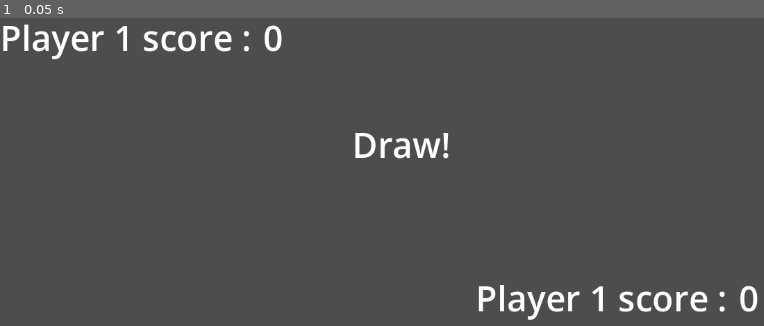
Above: before the commit, frame 1.
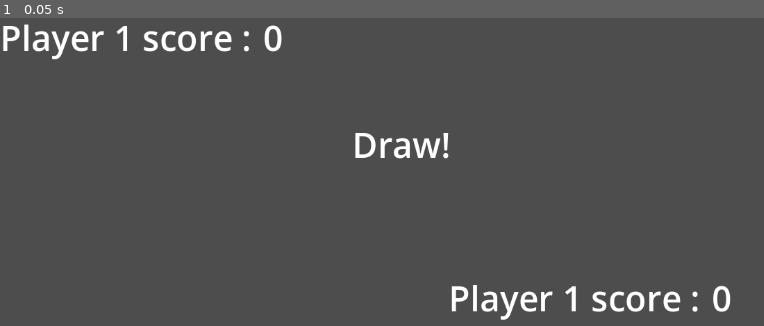
Above: after the commit, the same moment.

Repository: SigmaF001/Songkran-2077
Game: Godot game, scene res://Scene/result_screen.tscn
Two runs of this game, one before a commit and one after it. Both use one fixed random seed, a clock stepped at 60 frames per second and the inputs below. This scene is started directly instead of the project's main scene.
Inputs:
- Up to frame 1 (0.05 s): no input

The runs differ from the first frame. In frame 1, 1.7% of the frame differs, in the area x 59-100%, y 86-99%.

Commit message:
Player can receive score from shoot to another player

Diff:
--- a/Character/player_1.gd
+++ b/Character/player_1.gd
@@ -1,5 +1,6 @@
 extends CharacterBody2D
 
+@export var player_character : CharacterBody2D
 @export var speed : float = 300.0
 
 @onready var sprite = $Sprite2D
@@ -65,6 +66,7 @@
 			shoot_bullet.direction = Vector2.LEFT
 		if sprite.flip_h == false:
 			shoot_bullet.direction = Vector2.RIGHT
+		shoot_bullet.p_shooter = player_character
 		owner.add_child(shoot_bullet)
 		shoot_bullet.global_position = $Marker2D.global_position
 		$Cooldown.start()
--- a/Character/player_1.tscn
+++ b/Character/player_1.tscn
@@ -8,8 +8,9 @@
 radius = 82.0
 height = 473.0
 
-[node name="Player_1" type="CharacterBody2D" groups=["player"]]
+[node name="Player_1" type="CharacterBody2D" node_paths=PackedStringArray("player_character") groups=["player"]]
 script = ExtResource("1_qtgbe")
+player_character = NodePath(".")
 
 [node name="Sprite2D" type="Sprite2D" parent="."]
 texture = ExtResource("1_uhrws")
--- a/Character/player_2.gd
+++ b/Character/player_2.gd
@@ -1,5 +1,6 @@
 extends CharacterBody2D
 
+@export var player_character : CharacterBody2D
 @export var speed : float = 300.0
 
 @onready var sprite = $Sprite2D
@@ -65,6 +66,7 @@
 			shoot_bullet.direction = Vector2.LEFT
 		if sprite.flip_h == false:
 			shoot_bullet.direction = Vector2.RIGHT
+		shoot_bullet.p_shooter = player_character
 		owner.add_child(shoot_bullet)
 		shoot_bullet.global_position = $Marker2D.global_position
 		$Cooldown.start()
--- a/Character/player_2.tscn
+++ b/Character/player_2.tscn
@@ -8,8 +8,9 @@
 radius = 82.0
 height = 473.0
 
-[node name="Player_2" type="CharacterBody2D" groups=["player"]]
+[node name="Player_2" type="CharacterBody2D" node_paths=PackedStringArray("player_character") groups=["player"]]
 script = ExtResource("1_ffnm5")
+player_character = NodePath(".")
 
 [node name="Sprite2D" type="Sprite2D" parent="." groups=["player"]]
 texture = ExtResource("2_pywg6")
--- a/Scene/result_screen.tscn
+++ b/Scene/result_screen.tscn
@@ -23,9 +23,9 @@
 vertical_alignment = 1
 
 [node name="HBoxContainer2" type="HBoxContainer" parent="."]
-offset_left = 685.455
+offset_left = 646.395
 offset_top = 475.0
-offset_right = 1107.09
+offset_right = 1068.03
 offset_bottom = 544.0
 size_flags_horizontal = 8
 
--- a/System/bullet.gd
+++ b/System/bullet.gd
@@ -1,4 +1,6 @@
 extends CharacterBody2D
+
+@onready var p_shooter : CharacterBody2D
 
 var speed = 1000
 var direction = Vector2.ZERO
@@ -14,6 +16,7 @@
 
 func _on_area_2d_body_entered(body):
 	if body.is_in_group("player"):
+		p_shooter.score += 5
 		body.score -= 5
 		print("Hit the player.")
 		queue_free()
